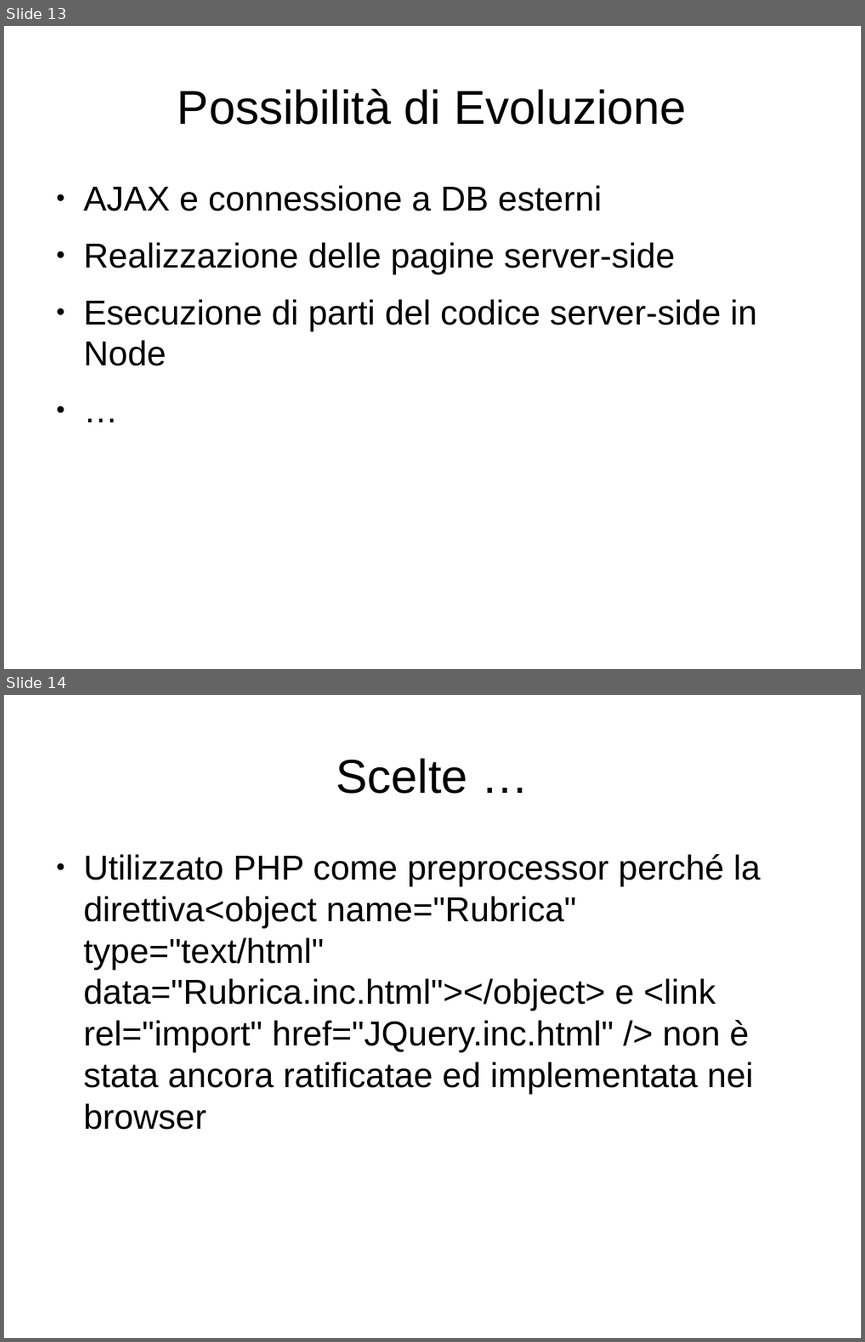
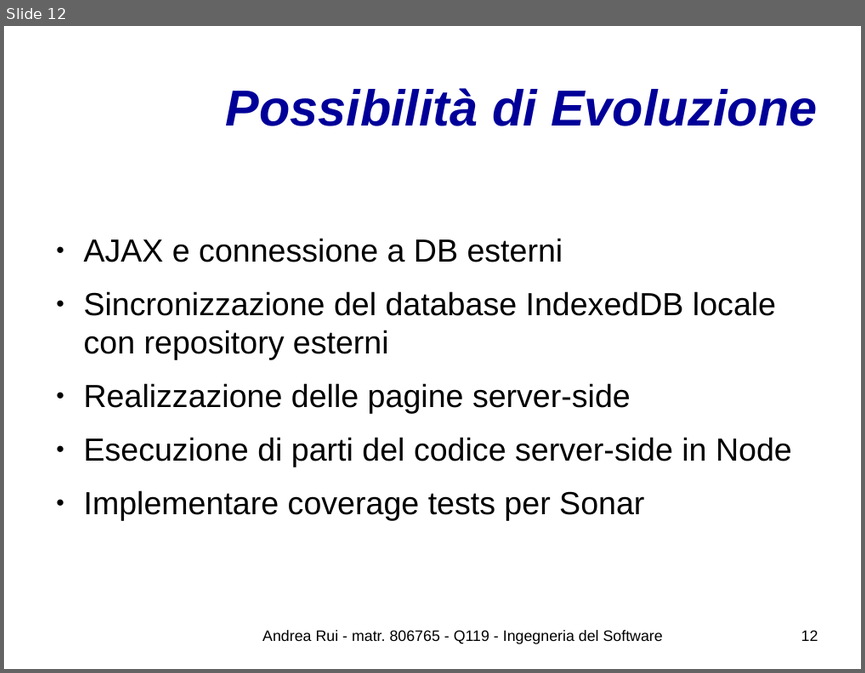
Before and after one commit to UnimibSoftEngCourse1718/progetto-agenda-2-Andy-UNIMIB, a slide deck: doc/Presentazione del Progetto.odp. Shown one above the other, each under a label of ours: slides 13 and 14 before the commit, slide 12 after it. The pictures are 865x1342 and 865x673 pixels, drawn with LibreOffice and Linux fonts; fonts in the diff are those of the drawing; background and template pictures are left out. Boxes give left, top, right and bottom in pixels: in the first picture for what was removed or moved away, otherwise in the second. Text is boxed around its words. In the diff, an @@ line names an element or a change of style, - is before the commit and + after.

```diff
--- a/doc/Presentazione del Progetto.odp
+++ b/doc/Presentazione del Progetto.odp
@@ slide 14 removed at (x1=4, y1=695, x2=861, y2=1338), background #FFFFFF @@
@@ title removed at (x1=336, y1=758, x2=467, y2=794) @@
-Scelte …
@@ text removed at (x1=84, y1=854, x2=760, y2=1129) @@
-● Utilizzato PHP come preprocessor perché la direttiva<object name="Rubrica" type="text/html" data="Rubrica.inc.html"></object> e <link rel="import" href="JQuery.inc.html" /> non è stata ancora ratificatae ed implementata nei browser
@@ what was slide 13 is now slide 12 @@
@@ slide 12 changed as well @@
@@ title "Possibilità di Evoluzione" at (x1=226, y1=88, x2=817, y2=126): size 44 to 46.8 pt, text colour #000000 to #000099, bold on, italic on; alignment centre to right @@
@@ text at (x1=84, y1=238, x2=792, y2=467): size 32 to 29.6 pt in "AJAX e connessione a DB esterni", "Realizzazione delle pagine server-side", "Esecuzione di parti del codice server-side in ..." @@
@@ text at (x1=84, y1=291, x2=776, y2=360): paragraph added @@
+● Sincronizzazione del database IndexedDB locale con repository esterni
@@ text at (x1=84, y1=490, x2=644, y2=521): text changed; size 32 to 29.6 pt @@
-● …
+● Implementare coverage tests per Sonar
@@ text added at (x1=262, y1=630, x2=663, y2=644), 14 pt, text #000000 @@
+Andrea Rui - matr. 806765 - Q119 - Ingegneria del Software
@@ page number added at (x1=801, y1=630, x2=818, y2=641), 14 pt, text #000000 @@
+12
```
Also in this commit, not shown: 5 other slides changed, 16 slides added, 7 other slides removed, 6 other files.
